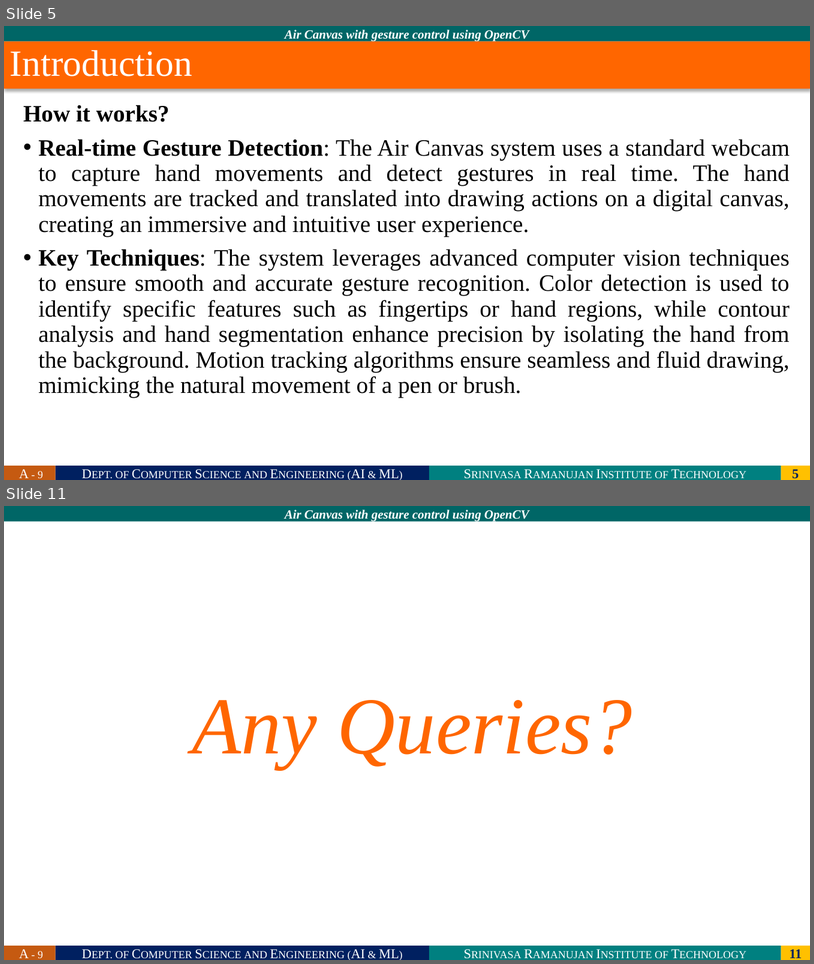
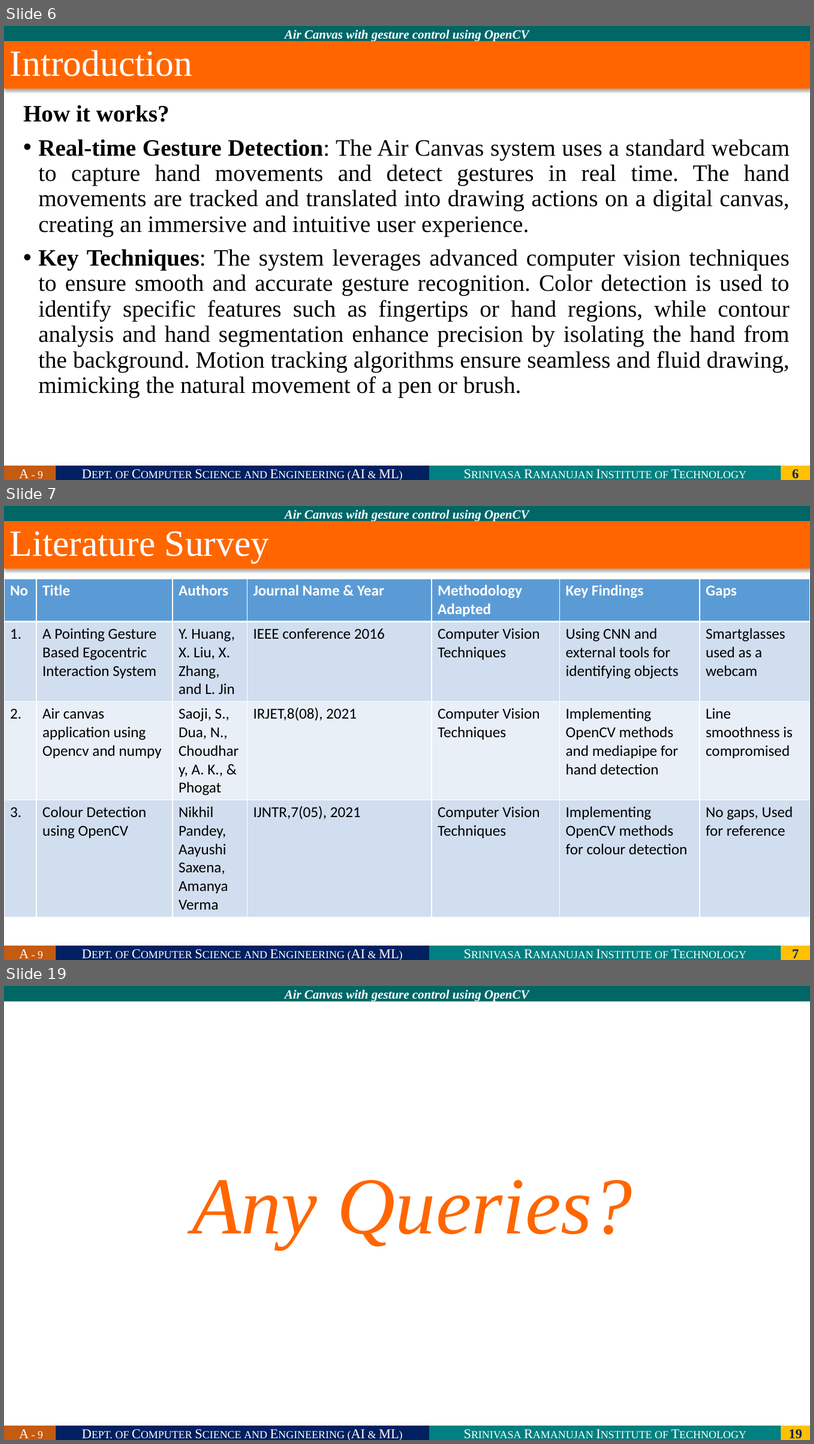
Before and after one commit to 214g1a3332/Project_A9, a slide deck: Review - 0 Template.pptx. Shown one above the other, each under a label of ours: slides 5 and 11 before the commit, slides 6, 7 and 19 after it; the slides between them are not shown. The pictures are 814x964 and 814x1444 pixels, drawn with LibreOffice and Linux fonts; fonts in the diff are those of the drawing; background and template pictures are left out. Boxes give left, top, right and bottom in pixels: in the first picture for what was removed or moved away, otherwise in the second. Text is boxed around its words. In the diff, an @@ line names an element or a change of style, - is before the commit and + after.

```diff
--- a/Review - 0 Template.pptx
+++ b/Review - 0 Template.pptx
@@ slide 7 added at (4, 506, 810, 960), background #FFFFFF; not listed: 5 template elements that a slide beside it also shows @@
@@ title added at (4, 521, 810, 568), fill #FF6600, 44 pt, text #FFFFFF @@
+Literature Survey
@@ table added at (4, 579, 810, 912), 4 rows, 7 columns @@
+No | Title | Authors | Journal Name & Year | Methodology Adapted | Key Findings | Gaps
+1. | A Pointing Gesture Based Egocentric Interaction System | Y. Huang, X. Liu, X. Zhang, and L. Jin | IEEE conference 2016 | Computer Vision Techniques | Using CNN and external tools for identifying objects | Smartglasses used as a webcam
+2. | Air canvas application using Opencv and numpy | Saoji, S., Dua, N., Choudhary, A. K., & Phogat | IRJET,8(08), 2021 | Computer Vision Techniques | Implementing OpenCV methods and mediapipe for hand detection | Line smoothness is compromised
+3. | Colour Detection using OpenCV | Nikhil Pandey, Aayushi Saxena, Amanya Verma | IJNTR,7(05), 2021 | Computer Vision Techniques | Implementing OpenCV methods for colour detection | No gaps, Used for reference
@@ what was slide 5 is now slide 6 @@
@@ page number at (792, 469, 799, 478): text changed @@
-5
+6
@@ what was slide 11 is now slide 19 @@
@@ page number at (789, 1429, 803, 1438): text changed @@
-11
+19
```
Also in this commit, not shown: 5 slides changed, 8 other slides added, 1 slide removed, 2 other files.
